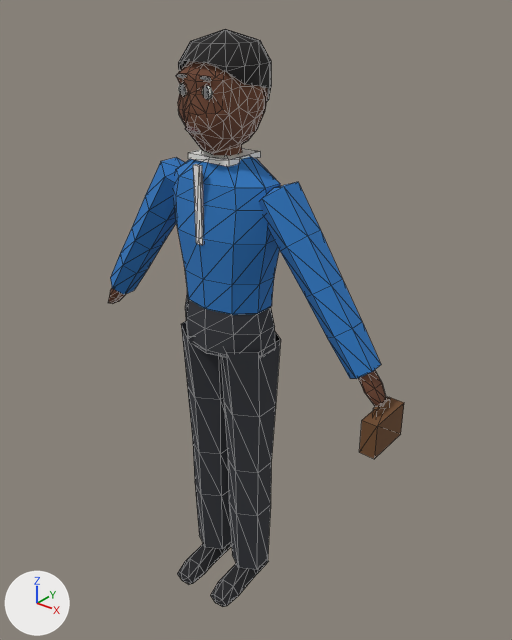
The glTF model apps/client/public/assets/shared/chr/chr_bayo.glb as it was, and as the next commit left it.
One viewpoint serves both versions: a 50 mm lens placed at (1.122, -1.273, 0.928), pointed at (0.037, 0.083, 0.087). The lights are fixed; the arrows at lower left show +X, +Y and +Z. The picture after the commit comes second. Mesh edges are drawn as thin lines. Vertices at exactly the same position are counted once.

In view in the first picture: 'body'.
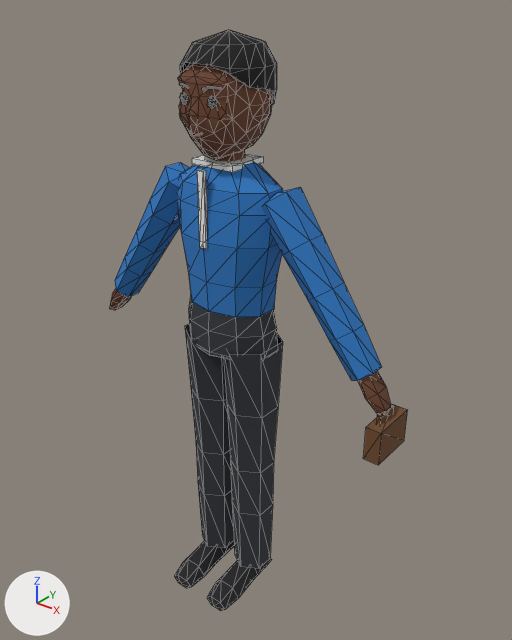
The change, as a list of edits to the scene's bpy script:
```text
Change me_body:
    used by ob_body; location = (0.0, 0.0, 0.0)
    remove me_body.from_pydata(...)  # 676 vertices, 1178 faces; spans x -0.49..0.49, y -0.13..0.15, z -0.79..0.82
    add me_body.from_pydata(...)  # 660 vertices, 1146 faces; spans x -0.5..0.49, y -0.15..0.16, z -0.79..0.82
    me_body part 1: the loose piece of 51 vertices spanning x -0.15..0.12, y -0.07..0.13, z 0.01..0.16 is moved by (0.0, 0.01, -0.01)
    me_body part 2: the loose piece of 60 vertices spanning x -0.17..0.14, y -0.07..0.13, z 0.16..0.54 is moved by (0.0, 0.01, -0.01)
    me_body part 3: the loose piece of 8 vertices spanning x -0.02..0.0, y -0.08..-0.07, z 0.34..0.53 is moved by (0.0, 0.01, -0.01)
    me_body part 4: the loose piece of 8 vertices spanning x -0.08..0.05, y -0.04..0.08, z 0.53..0.54 is moved by (0.0, 0.01, -0.01)
    me_body part 5: the loose piece of 12 vertices spanning x -0.05..0.02, y -0.02..0.07, z 0.5..0.57 is moved by (0.0, 0.01, -0.01)
    me_body part 6: the loose piece of 10 vertices spanning x -0.07..-0.03, y -0.08..-0.06, z 0.68..0.71 is copied, and the copy is moved by (0.0, 0.01, -0.02); it spans x -0.07..-0.04, y -0.07..-0.06, z 0.66..0.69
    me_body part 7: the loose piece of 10 vertices spanning x 0.0..0.04, y -0.08..-0.06, z 0.68..0.71 is copied, and the copy is moved by (0.01, 0.01, -0.02); it spans x 0.01..0.05, y -0.07..-0.06, z 0.66..0.69
    me_body part 8: the loose piece of 31 vertices spanning x 0.1..0.44, y -0.03..0.09, z 0.06..0.5 is moved by (0.0, 0.01, -0.01)
    me_body part 9: the loose piece of 19 vertices spanning x 0.4..0.47, y -0.01..0.06, z 0.01..0.09 is moved by (0.0, 0.01, -0.02)
    me_body part 10: the loose piece of 30 vertices spanning x -0.01..0.12, y -0.06..0.13, z -0.71..0.06 is moved by (0.0, 0.01, -0.01)
    me_body part 11: the loose piece of 31 vertices spanning x -0.47..-0.13, y -0.03..0.09, z 0.06..0.5 is moved by (0.0, 0.01, -0.01)
    me_body part 12: the loose piece of 19 vertices spanning x -0.49..-0.43, y -0.01..0.06, z 0.01..0.09 is moved by (0.0, 0.01, -0.02)
    me_body part 13: the loose piece of 30 vertices spanning x -0.15..-0.02, y -0.06..0.13, z -0.71..0.06 is moved by (0.0, 0.01, -0.01)
    me_body part 14: the loose piece of 8 vertices spanning x 0.45..0.49, y -0.04..0.09, z -0.09..0.0 is moved by (0.01, 0.01, -0.02)
    me_body part 15: the loose piece of 8 vertices spanning x 0.46..0.47, y 0.0..0.06, z -0.01..0.02 is moved by (0.01, 0.01, -0.02)
    me_body part 16: 18 vertices moved within x -0.11..0.09, y -0.08..0.07, z 0.62..0.79; 263 vertices removed from x -0.12..0.1, y -0.09..0.15, z 0.55..0.82; 243 vertices added at x -0.13..0.1, y -0.09..0.16, z 0.53..0.82
    me_body part 17: 4 vertices moved within x -0.13..0.1, y -0.08..0.01, z -0.76..-0.75; 43 vertices removed from x -0.12..0.09, y -0.13..0.08, z -0.79..-0.72; 43 vertices added at x -0.13..0.09, y -0.15..0.09, z -0.79..-0.71
    other edits to the shape of me_body do not show in these pictures
```

Where the change shows, as pixel boxes (x1, y1, x2, y2) in the pictures (512 x 640 px; the box of a moved part takes in the faces that stretch with it):
'body', reshaped: before (108, 29, 404, 607); after (109, 30, 407, 611)
part 1 of me_body, moved or reshaped: before (185, 292, 275, 358); after (189, 297, 278, 360)
part 2 of me_body, moved or reshaped: before (174, 157, 280, 315); after (177, 162, 283, 317)
part 3 of me_body, moved or reshaped: before (193, 164, 204, 245); after (197, 170, 208, 249)
part 4 of me_body, moved or reshaped: before (188, 148, 261, 167); after (192, 154, 264, 172)
part 5 of me_body, moved or reshaped (mostly hidden): before (213, 144, 242, 156); after (216, 150, 245, 161)
part 6 of me_body, added: after (179, 92, 188, 105)
part 7 of me_body, added: after (208, 96, 217, 108)
part 8 of me_body, moved or reshaped: before (259, 182, 381, 379); after (262, 187, 382, 381)
part 9 of me_body, moved or reshaped: before (358, 370, 386, 407); after (358, 371, 391, 415)
part 10 of me_body, moved or reshaped: before (220, 332, 281, 570); after (224, 334, 283, 569)
part 11 of me_body, moved or reshaped: before (110, 157, 185, 295); after (115, 163, 189, 297)
part 12 of me_body, moved or reshaped: before (108, 288, 126, 304); after (109, 289, 131, 310)
part 13 of me_body, moved or reshaped: before (181, 321, 231, 549); after (185, 324, 234, 548)
part 14 of me_body, moved or reshaped: before (359, 397, 404, 459); after (363, 404, 407, 465)
part 15 of me_body, moved or reshaped: before (373, 397, 390, 417); after (377, 404, 394, 424)
part 16 of me_body, moved or reshaped: before (176, 29, 271, 154); after (177, 30, 277, 160)
part 17 of me_body, moved or reshaped: before (177, 542, 268, 607); after (174, 540, 272, 611)
